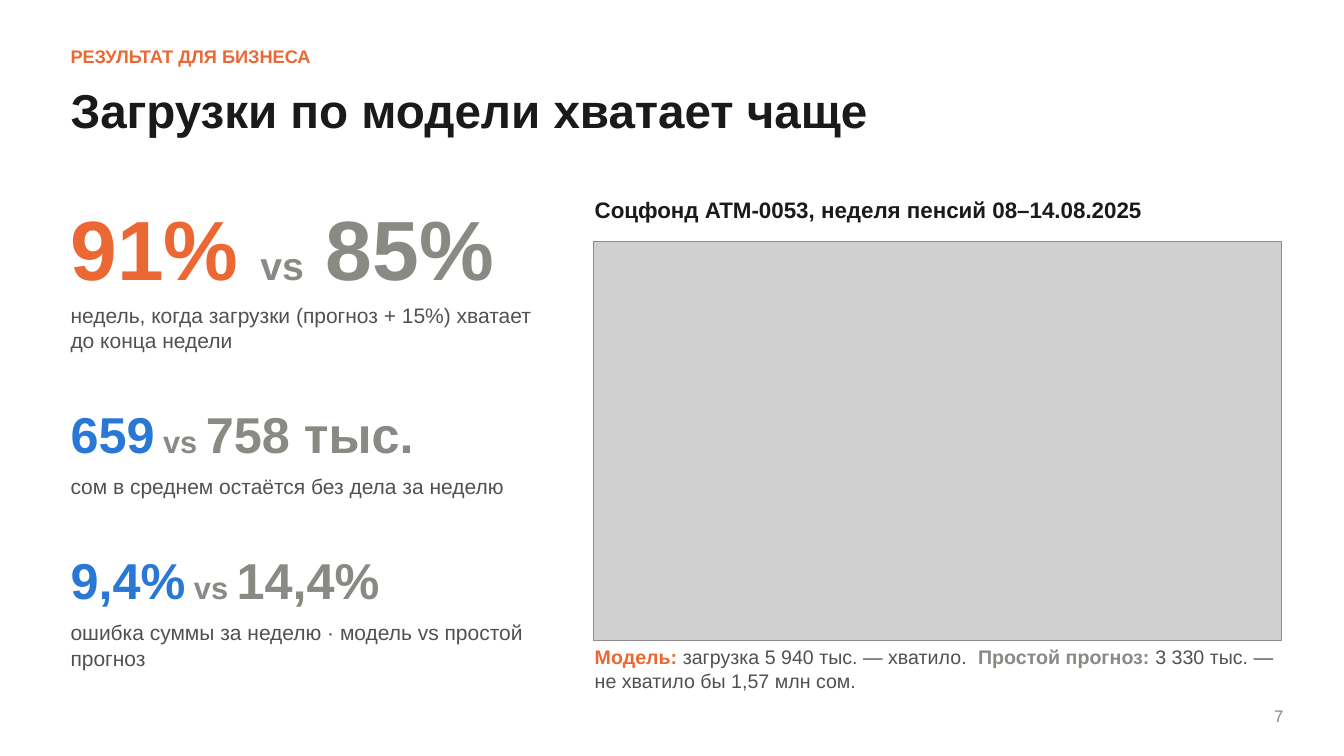
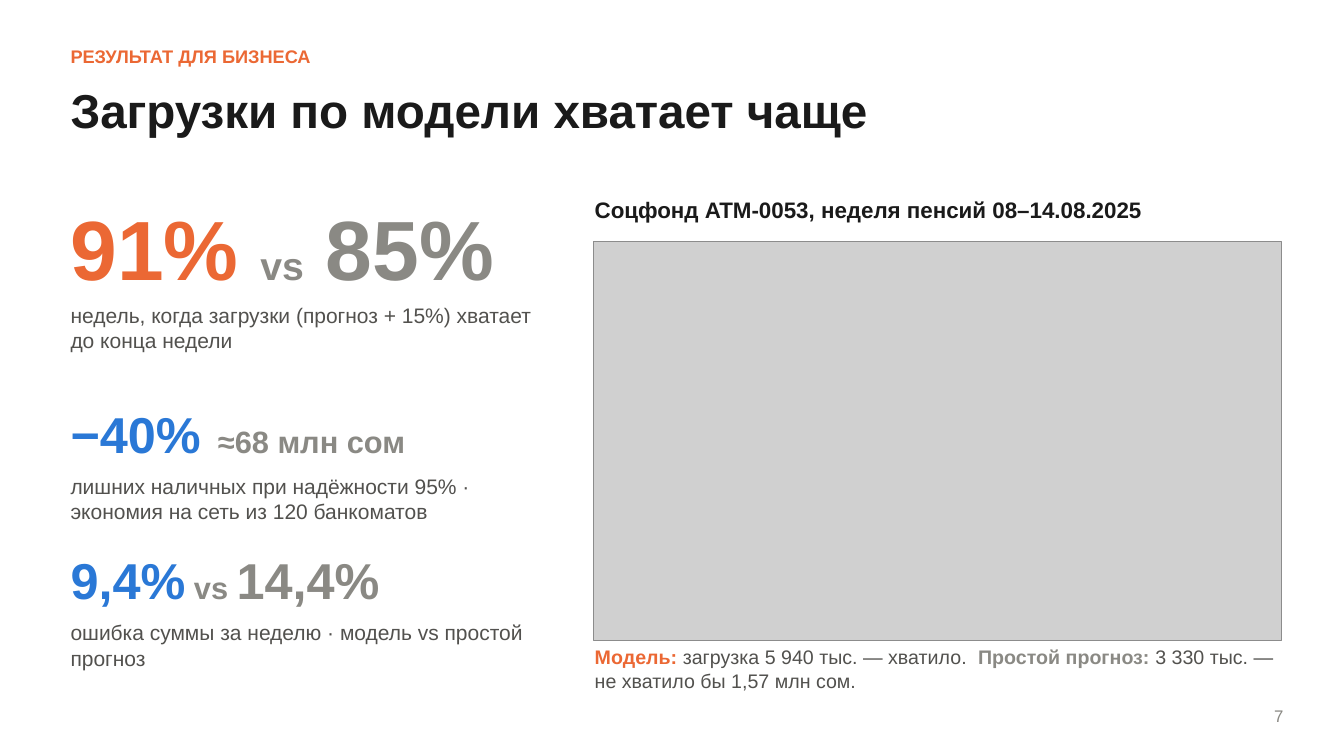
Before and after one commit to iskndrvv/atm-cash-forecast, a slide deck: slide 7 of reports/presentation.pptx. Drawn at 1344x756 pixels with LibreOffice and Linux fonts; fonts in the diff are those of the drawing; grey boxes stand for pictures. Boxes give left, top, right and bottom in pixels: in the first picture for what was removed or moved away, otherwise in the second. Text is boxed around its words. In the diff, an @@ line names an element or a change of style, - is before the commit and + after.

Commit message:
Presentation: 95% reliability result on slide 7, appendix slides with backtest and load buffer

```diff
--- a/reports/presentation.pptx
+++ b/reports/presentation.pptx
@@ text at bbox=[71, 418, 405, 454]: text changed; size 36 to 22 pt @@
-659 vs 758 тыс.
+−40% ≈68 млн сом
@@ text at bbox=[71, 479, 457, 519]: text changed @@
-сом в среднем остаётся без дела за неделю
+лишних наличных при надёжности 95% · экономия на сеть из 120 банкоматов
```
Also in this commit, not shown: 2 slides added, 1 other file.
